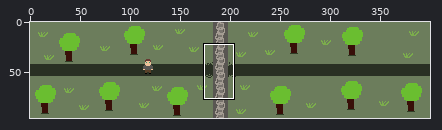
Sprite sheet, stored at assets/images/story6.png. The picture above shows the old version from afar; the outline marks the close-up.
Close-up. As it was:
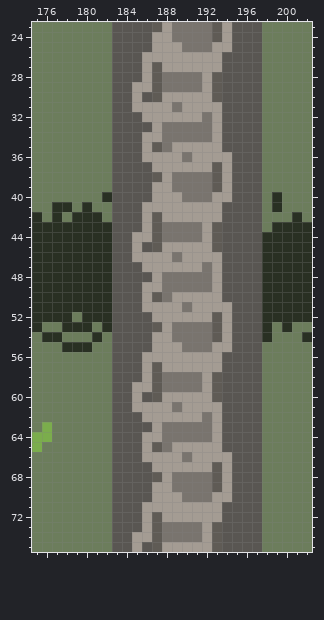
The file is 400x96 pixels. Shown: x 175..202, y 23..75.
Now the later version:
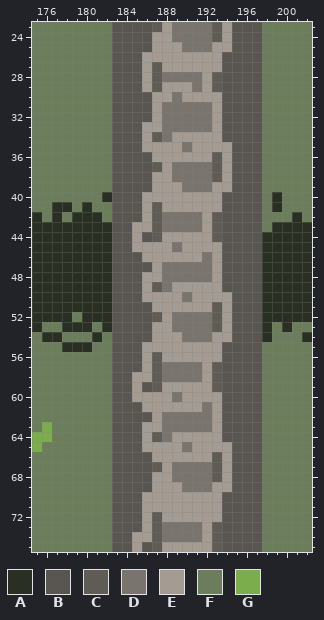
Palette (. is transparent): A #293023  B #595652  C #5f5b55  D #79746e  E #a49c93  F #6c7d5c  G #7bad4c
Author's note on the commit: Finish main story graphics
The edit:
@@ x 183..196 @@
 28 BBBECDDDDECBBB
-29 BBEECDDDDECBBB
-30 BBEBCEEEEECBBB
-31 BBEEEEDEEEEBBB
-32 BBBEEEEEEDEBBB
-33 BBBBEDDDDDEBBB
-34 BBBEEDDDDDEBBB
-35 BBBECDEEEEEBBB
-36 BBBEEEEDEEEEBB
-37 BBBBEEEEEECEBB
-38 BBBBCEDDDDCEBB
-39 BBBBEEDDDDCEBB
-40 BBBBEEEDDDEEBB
-41 BBBEEEEEEEEBBB
-42 BBBECEEEEEEBBB
-43 BBBECDDDDECBBB
-44 BBEECDDDDECBBB
-45 BBEBCEEEEECBBB
-46 BBEEEEDEEEEBBB
-47 BBBEEEEEEDEBBB
-48 BBBBEDDDDDEBBB
-49 BBBEEDDDDDEBBB
-50 BBBECDEEEEEBBB
-51 BBBEEEEDEEEEBB
-52 BBBBEEEEEECEBB
-53 BBBBCEDDDDCEBB
-54 BBBBEEDDDDCEBB
-55 BBBBEEEDDDEEBB
-56 BBBEEEEEEEEBBB
-57 BBBECEEEEEEBBB
-58 BBBECDDDDECBBB
-59 BBEECDDDDECBBB
-60 BBEBCEEEEECBBB
-61 BBEEEEDEEEEBBB
-62 BBBEEEEEEDEBBB
-63 BBBBEDDDDDEBBB
-64 BBBEEDDDDDEBBB
-65 BBBECDEEEEEBBB
-66 BBBEEEEDEEEEBB
-67 BBBBEEEEEECEBB
-68 BBBBCEDDDDCEBB
-69 BBBBEEDDDDCEBB
-70 BBBBEEEDDDEEBB
+29 BBBECEEEDECBBB
+30 BBBBEEDEEEEBBB
+31 BBBBEDDDDDEBBB
+32 BBBBEDDDDDEBBB
+33 BBBEEDDDDDEBBB
+34 BBBECDEEEEEBBB
+35 BBBEEEEDEEEEBB
+36 BBBBEEEEEECEBB
+37 BBBBCEDDDDCEBB
+38 BBBBEEDDDDCEBB
+39 BBBBEEEDDDEEBB
+40 BBBEEEEEEEEBBB
+41 BBBECEEEEEEBBB
+42 BBBECDDDDECBBB
+43 BBEECDDDDECBBB
+44 BBEBCEEEEECBBB
+45 BBEEEEDEEEEBBB
+46 BBBEEEEEEDEBBB
+47 BBBBEDDDDDEBBB
+48 BBBEEDDDDDEBBB
+49 BBBECDEEEEEBBB
+50 BBBEEEEDEEEEBB
+51 BBBBEEEEEECEBB
+52 BBBBCEDDDDCEBB
+53 BBBBEEDDDDCEBB
+54 BBBBEEEDDDEEBB
+55 BBBEEEEEEEEBBB
+56 BBBECEEEEEEBBB
+57 BBBECDDDDECBBB
+58 BBEECDDDDECBBB
+59 BBEBCEEEEECBBB
+60 BBEEEEDEEEEBBB
+61 BBBEEEEEEDEBBB
+62 BBBBEDDDDDEBBB
+63 BBBEEDDDDDEBBB
+64 BBBECDEEEEEBBB
+65 BBBEEEEDEEEEBB
+66 BBBBEEEEEECEBB
+67 BBBBCEDDDDCEBB
+68 BBBBEEDDDDCEBB
+69 BBBBEEEDDDEEBB
+70 BBBEEEEEEEEBBB
 71 BBBEEEEEEEEBBB
Changed places in both close-ups, as pixel boxes (x1, y1, x2, y2):
changed: (132, 82, 232, 502)
